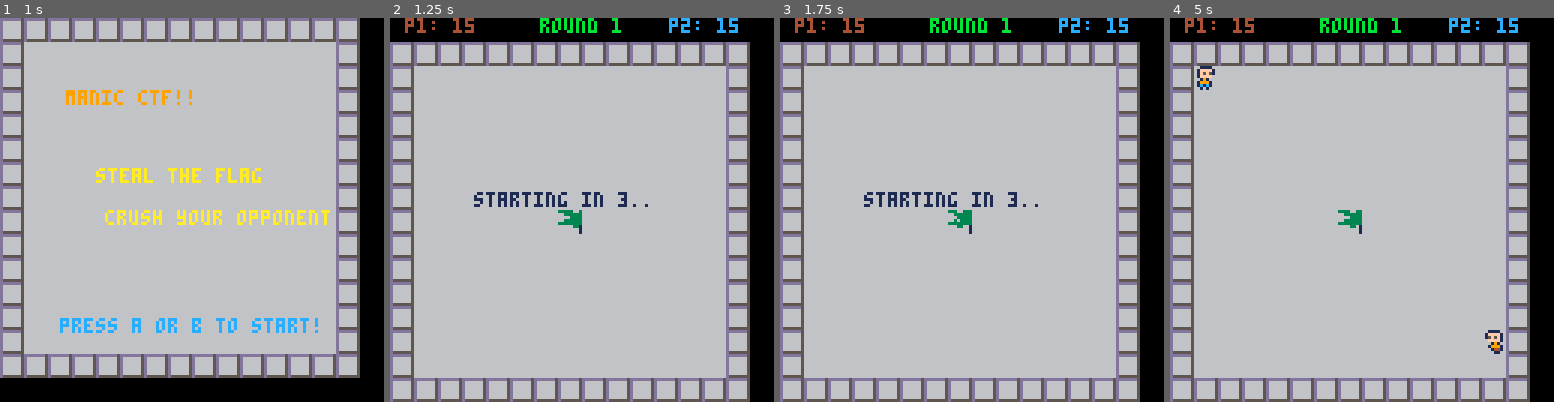
Above: before the commit, frames 1-4 (left to right).
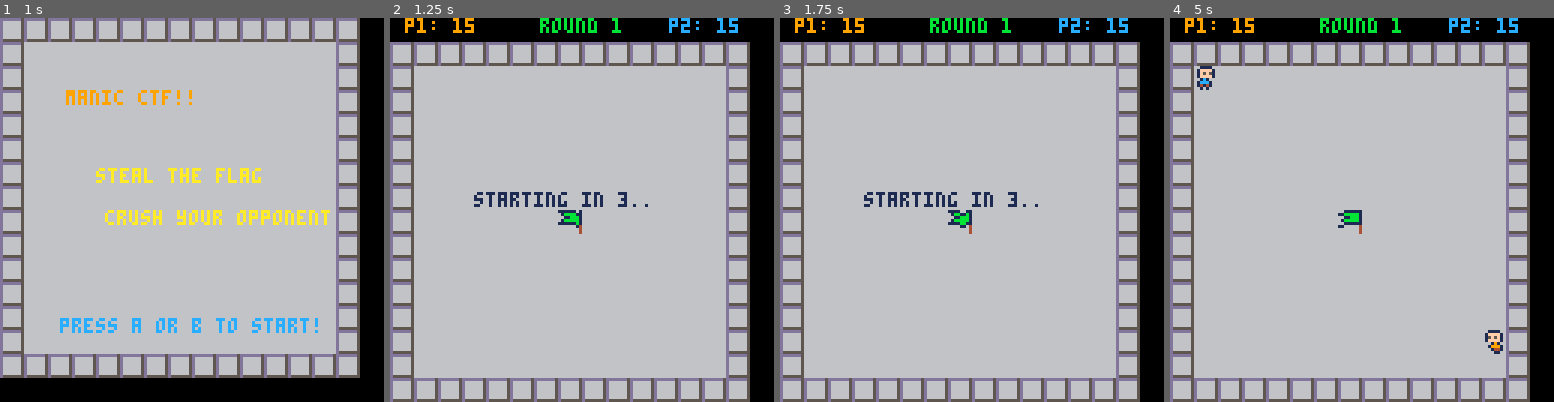
Above: after the commit, the same moments.

Repository: King-Swood/pico-8-fun
Game: PICO-8 cartridge manicctf.p8
The game is run twice, just before and just after one commit, with the same random seed, the same clock (stepped at 60 frames per second) and the same inputs.
Inputs:
- Up to frame 1 (1 s): tap X (X key) at 0.33 s; tap O (Z key) at 0.7 s
- Up to frame 2 (1.25 s): tap X (X key) at 1.07 s
- Up to frame 3 (1.75 s): hold Right from 1.6 s (still down); tap O (Z key) at 1.7 s
- Up to frame 4 (5 s): tap X (X key) at 1.85, 2.97, 4.08 s; release Right at 2.1 s; tap O (Z key) every 0.4 s from 2.1 to 4.9 s; hold Up 2.15-2.42 s; hold Right 2.47-3.03 s; hold Left 3.08-3.58 s; hold Down 3.63-3.97 s; hold Right 4.02-4.68 s; hold Up from 4.73 s (still down)

Frame 1 is identical in both runs. In frame 2, 0.5% of the frame differs, in the area x 3-50%, y 0-57%; in frame 3, 0.5%; in frame 4, 0.6%, in the area x 3-83%, y 0-85%.

Commit message:
*Modified flag sprites. *Changed player sprites slightly. *Modified the way player colours are handled.

Diff:
--- a/manicctf.p8
+++ b/manicctf.p8
@@ -32,6 +32,8 @@
 
 -- enabledebug = true
 enabledebug = false
+p1colour = 9
+p2colour = 12
 
 function _init()
 	title_init()
@@ -229,9 +231,9 @@
 end
 
 function game_draw_score(self)
-	print("p1: "..flr((self.playerstats[1].wintimer+(self.framerate-1))/self.framerate),5,0,self.players[1].colour)
+	print("p1: "..flr((self.playerstats[1].wintimer+(self.framerate-1))/self.framerate),5,0,p1colour)
 	print("round "..self.round,50,0,11)
-	print("p2: "..flr((self.playerstats[2].wintimer+(self.framerate-1))/self.framerate),93,0,self.players[2].colour)
+	print("p2: "..flr((self.playerstats[2].wintimer+(self.framerate-1))/self.framerate),93,0,p2colour)
 end
 
 function game_draw_player_won(self)
@@ -336,7 +338,6 @@
 	a.xlast=-999
 	a.ylast=-999
 	a.flag=false
-	a.colour=4
 	a.ai=ai or false
 	a.reacttime=0
 	a.reactmin=10
@@ -364,8 +365,6 @@
 		},
 	}
 
-	if (a.player==2) then a.colour=12 end
-
 	return a
 end
 
@@ -416,13 +415,16 @@
 end
 
 function player_draw(p)
-	pal(4,p.colour)
+ if (p.player == 2) then	pal(p1colour,p2colour) end
 
 	anim_draw(p)
 	if p.flag then
+	 local x = p.x*8-2
+	 if p.flipx then x = p.x*8+2 end
+
 		spr(3,
-			p.x*8,
-			p.y*8,
+			x,
+			p.y*8-1,
 			1,1,
 			p.flipx,
 			p.flipy)
@@ -519,7 +521,7 @@
 function flag_create(x, y)
 	local f={}
 	anim_init(f,x,y)
-	f.sp={17,18,19,20,21,22,23}
+	f.sp={16,17,18,19,20,21,22,23,24}
 	f.stp=15
 	return f
 end
@@ -614,22 +616,22 @@
 end
 
 __gfx__
-00000000001111000011110000000000070700700070700007077000000000000000000000000000000000000000000000000000000000000000000000000000
-0000000001ffff1001ffff10333000000011110000111100777d7d7000007d000000000000000000000000000000000000000000000000000000000000000000
-0070070001f5f51001f5f5100330000001ffff1001ffff1007d7777706d777700070700000000000000000000000000000000000000000000000000000000000
-0007700001ffff0001ffff003330000001f5f51001f5f51077777d700077d700000d770000000000000000000000000000000000000000000000000000000000
-0007700000191000001910000010000001ffff0001ffff007d777777077d77700077d00000000000000000000000000000000000000000000000000000000000
-007007000199910001999100000000000019100000191000077d7d7d00777d000007070000000000000000000000000000000000000000000000000000000000
+00000000001111000011110011111000070700700070700007077000000000000000000000000000000000000000000000000000000000000000000000000000
+0000000001ffff1001ffff101bbb10000011110000111100777d7d7000007d000000000000000000000000000000000000000000000000000000000000000000
+0070070001f5f51001f5f51011bb100001ffff1001ffff1007d7777706d777700070700000000000000000000000000000000000000000000000000000000000
+0007700001ffff1001ffff101bbb100001f5f51001f5f51077777d700077d700000d770000000000000000000000000000000000000000000000000000000000
+0007700000191000001910001111100001ffff1001ffff107d777777077d77700077d00000000000000000000000000000000000000000000000000000000000
+007007000199910001999100000400000019100000191000077d7d7d00777d000007070000000000000000000000000000000000000000000000000000000000
 00000000014141000144100000000000019991000199910007777777007000000000000000000000000000000000000000000000000000000000000000000000
 000000000010100000110000000000000141410001414100007d7700000000000000000000000000000000000000000000000000000000000000000000000000
-33333333333330033333003333300333330033333003333300333333033333330000000000000000000000000000000000000000000000000000000000000000
-00333333003333330033333300333333003333330333333333333333303333330000000000000000000000000000000000000000000000000000000000000000
-00003333000033330000333300033333003333330030333300003333000033330000000000000000000000000000000000000000000000000000000000000000
-00333333003333330033333300303333000033330003333300333333003333330000000000000000000000000000000000000000000000000000000000000000
-33333333333333333333333333333333333333333033333300333333033333330000000000000000000000000000000000000000000000000000000000000000
-00000001000003310000330100033001003300010330000133000001300000010000000000000000000000000000000000000000000000000000000000000000
-00000001000000010000000100000001000000010000000100000001000000010000000000000000000000000000000000000000000000000000000000000000
-00000001000000010000000100000001000000010000000100000001000000010000000000000000000000000000000000000000000000000000000000000000
+11111101111110011111001111100111110011111001111100111111011111111111111100000000000000000000000000000000000000000000000000000000
+01bbbb1101bbb11101bb11b101b11bb10011bbb1011bbbb111bbbbb111bbbbb101bbbbb100000000000000000000000000000000000000000000000000000000
+0011bbb10011bbb10011bbb1001bbbb101bbbbb101b1bbb10011bbb10011bbb10011bbb100000000000000000000000000000000000000000000000000000000
+01bbbbb101bbbbb101bbbbb101b1bbb10011bbb1001bbbb101bbbbb101bbbbb101bbbbb100000000000000000000000000000000000000000000000000000000
+111111b111111bb11111bb11111bb11111bb111110b1111100111111011111111111111100000000000000000000000000000000000000000000000000000000
+00000014000001140000110400011004001100040110000411000004100000040000000400000000000000000000000000000000000000000000000000000000
+00000004000000040000000400000004000000040000000400000004000000040000000400000000000000000000000000000000000000000000000000000000
+00000004000000040000000400000004000000040000000400000004000000040000000400000000000000000000000000000000000000000000000000000000
 00000000000000000000000000000000000000000000000000000000000000000000000000000000000000000000000000000000000000000000000000000000
 00000000000000000000000000000000000000000000000000000000000000000000000000000000000000000000000000000000000000000000000000000000
 00000000000000000000000000000000000000000000000000000000000000000000000000000000000000000000000000000000000000000000000000000000
